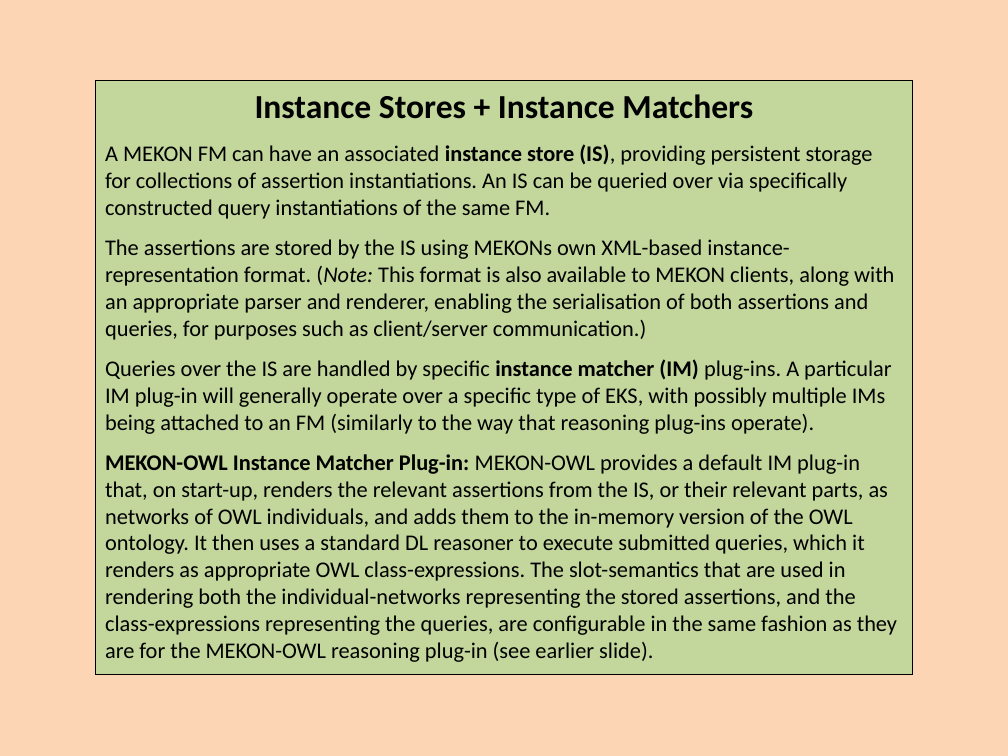
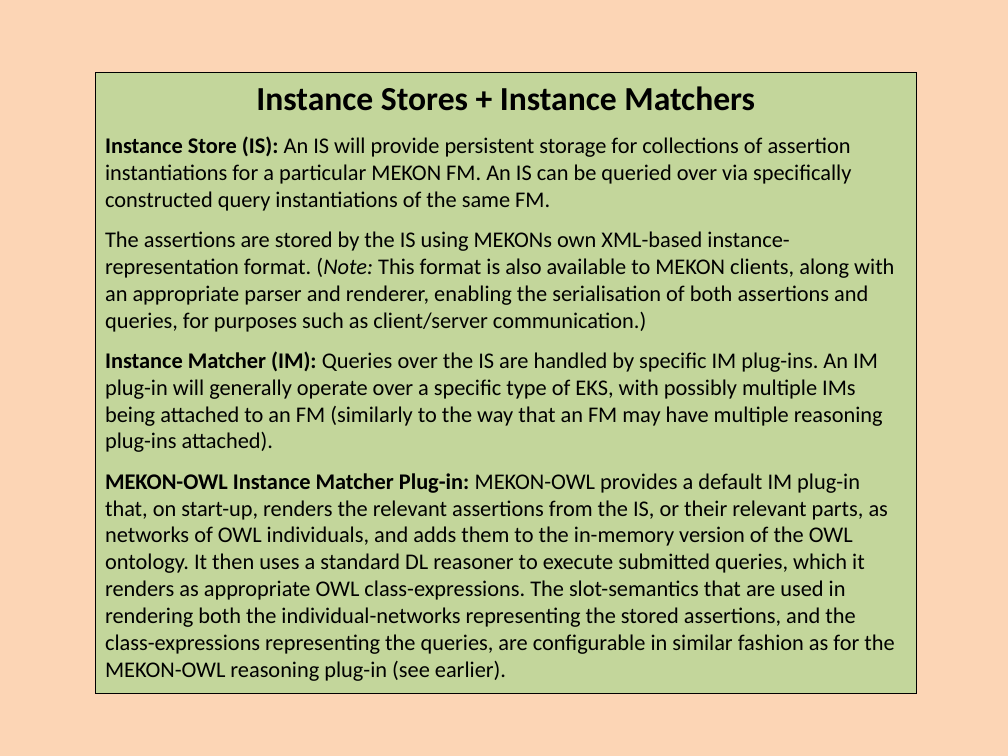
Before and after one commit to colin-puleston/mekon-hobo, a slide deck: slide 40 of docs/MEKON-HOBO Introductory Tutorial.pptx (slide 39 before the commit). Drawn at 1008x756 pixels with LibreOffice and Linux fonts; fonts in the diff are those of the drawing. Boxes give left, top, right and bottom in pixels: in the first picture for what was removed or moved away, otherwise in the second. Text is boxed around its words. In the diff, an @@ line names an element or a change of style, - is before the commit and + after.

```diff
--- a/docs/MEKON-HOBO Introductory Tutorial.pptx
+++ b/docs/MEKON-HOBO Introductory Tutorial.pptx
@@ rectangle "Instance Stores + Instance Matchers": place and size @@
-rectangle "Instance Stores + Instance Matchers" at (95,81,912,674)
+rectangle "Instance Stores + Instance Matchers" at (95,73,916,694)
@@ text in rectangle at (105,136,851,211): text changed @@
-A MEKON FM can have an associated instance store (IS), providing persistent storage for collections of assertion instantiations. An IS can be queried over via specifically constructed query instantiations of the same FM.
+Instance Store (IS): An IS will provide persistent storage for collections of assertion instantiations for a particular MEKON FM. An IS can be queried over via specifically constructed query instantiations of the same FM.
@@ text in rectangle at (105,351,894,681): text changed @@
-Queries over the IS are handled by specific instance matcher (IM) plug-ins. A particular IM plug-in will generally operate over a specific type of EKS, with possibly multiple IMs being attached to an FM (similarly to the way that reasoning plug-ins operate).
-MEKON-OWL Instance Matcher Plug-in: MEKON-OWL provides a default IM plug-in that, on start-up, renders the relevant assertions from the IS, or their relevant parts, as networks of OWL individuals, and adds them to the in-memory version of the OWL ontology. It then uses a standard DL reasoner to execute submitted queries, which it renders as appropriate OWL class-expressions. The slot-semantics that are used in rendering both the individual-networks representing the stored assertions, and the class-expressions representing the queries, are configurable in the same fashion as they are for the MEKON-OWL reasoning plug-in (see earlier slide).
+Instance Matcher (IM): Queries over the IS are handled by specific IM plug-ins. An IM plug-in will generally operate over a specific type of EKS, with possibly multiple IMs being attached to an FM (similarly to the way that an FM may have multiple reasoning plug-ins attached).
+MEKON-OWL Instance Matcher Plug-in: MEKON-OWL provides a default IM plug-in that, on start-up, renders the relevant assertions from the IS, or their relevant parts, as networks of OWL individuals, and adds them to the in-memory version of the OWL ontology. It then uses a standard DL reasoner to execute submitted queries, which it renders as appropriate OWL class-expressions. The slot-semantics that are used in rendering both the individual-networks representing the stored assertions, and the class-expressions representing the queries, are configurable in similar fashion as for the MEKON-OWL reasoning plug-in (see earlier).
```
Also in this commit, not shown: 40 other slides changed, 5 slides added, 4 slides removed.
